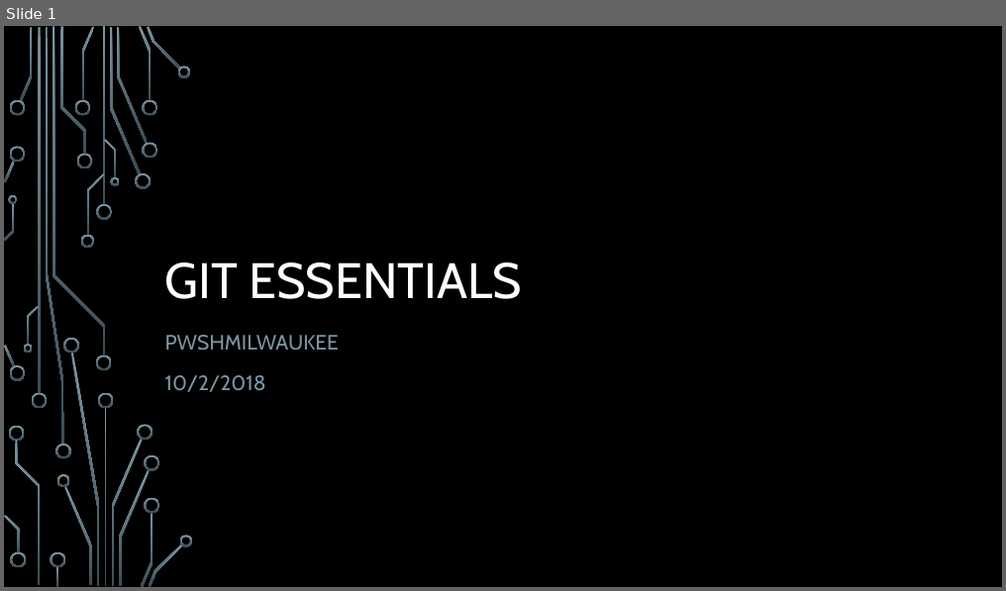
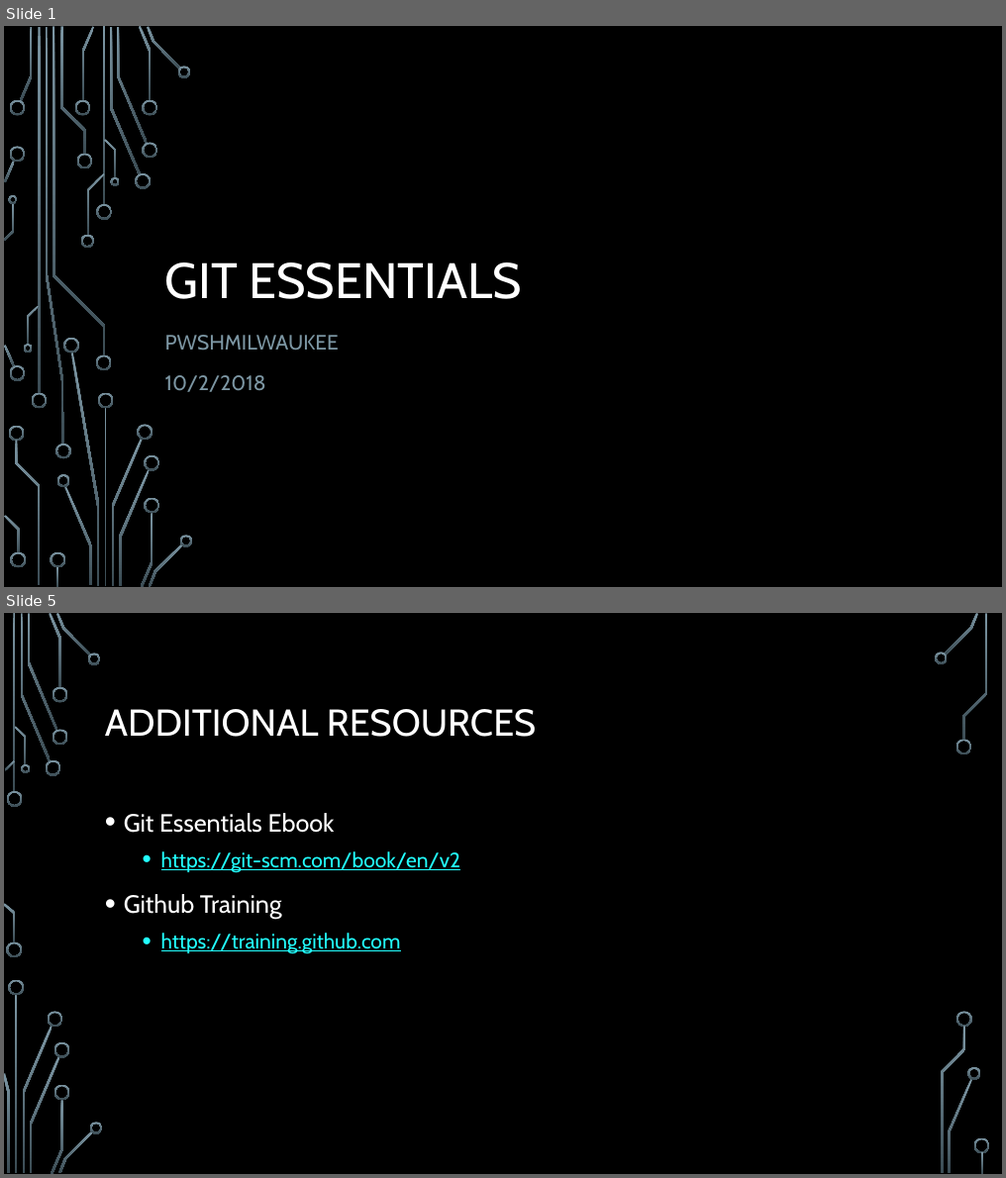
Before and after one commit to armentpau/PWSHMilwaukee, a slide deck: 2018/Oct 2 - 2018 - Git Essentials/GitEssentials.pptx. Shown one above the other, each under a label of ours: slide 1 before the commit, slides 1 and 5 after it; the slides between them are not shown. The pictures are 1006x591 and 1006x1178 pixels, drawn with LibreOffice and Linux fonts; fonts in the diff are those of the drawing; background and template pictures are left out. Boxes give left, top, right and bottom in pixels: in the first picture for what was removed or moved away, otherwise in the second. Text is boxed around its words. In the diff, an @@ line names an element or a change of style, - is before the commit and + after.

```diff
--- a/2018/Oct 2 - 2018 - Git Essentials/GitEssentials.pptx
+++ b/2018/Oct 2 - 2018 - Git Essentials/GitEssentials.pptx
@@ slide 5 added at (x1=4, y1=613, x2=1002, y2=1174), background picture (left out) @@
@@ title added at (x1=105, y1=709, x2=536, y2=737), 36 pt, text #FFFFFF @@
+ADDITIONAL RESOURCES
@@ text added at (x1=124, y1=813, x2=461, y2=955), 20 pt, text #22FFFF, underline @@
+• Git Essentials Ebook
+  • https://git-scm.com/book/en/v2
+• Github Training
+  • https://training.github.com
@@ group added at (x1=4, y1=613, x2=990, y2=1174): 33 freeform shapes, 3 rectangles @@
```
Also in this commit, not shown: 1 slide changed, 2 other slides added.
